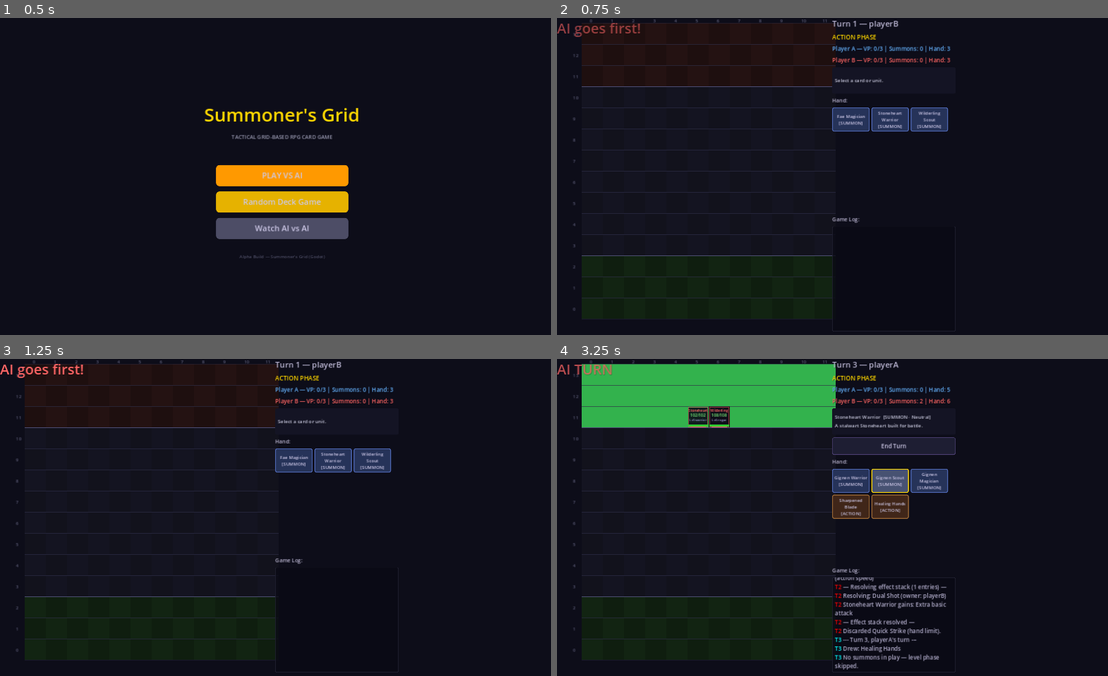
Above: before the commit, frames 1-4 (two rows, left to right).
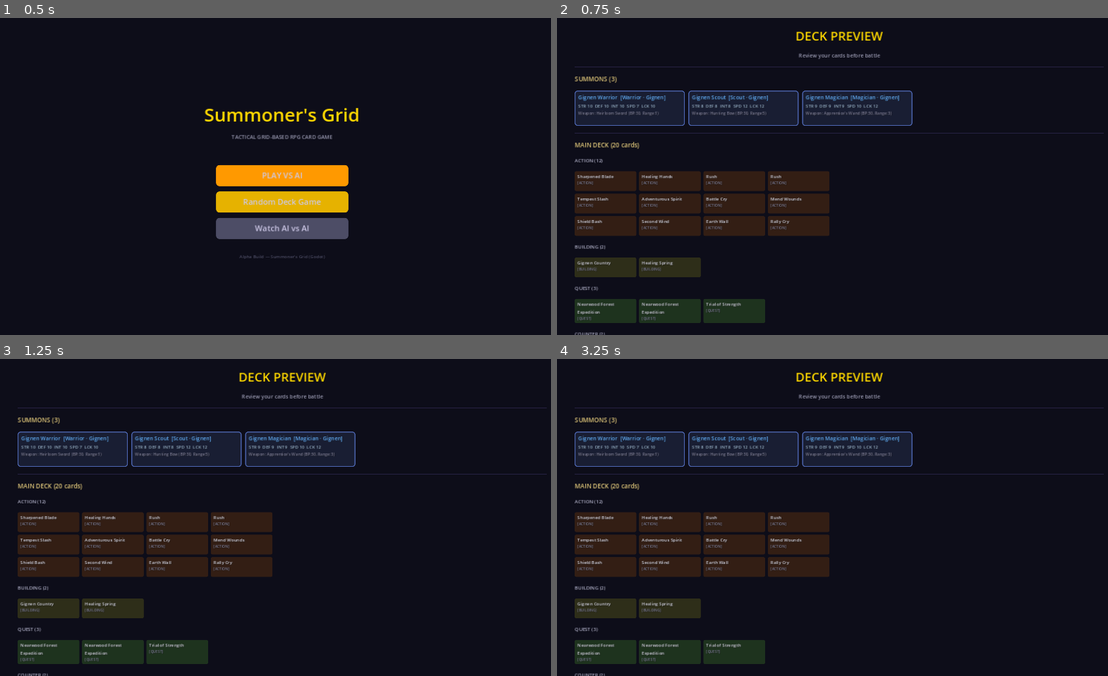
Above: after the commit, the same moments.

Repository: look-itsaxiom/summoners-grid
Game: Godot game, scene res://scenes/menu.tscn
The game is run twice, just before and just after one commit, with the same random seed, the same clock (stepped at 60 frames per second) and the same inputs.
Inputs (mouse positions are in pixels of both pictures, inside the frame that each line leads up to):
- Up to frame 1 (0.5 s): no input
- Up to frame 2 (0.75 s): click "PLAY VS AI" at 0.5 s
- Up to frame 3 (1.25 s): no input
- Up to frame 4 (3.25 s): click (849, 460) at 1.25 s, where only the run before the commit has a clickable "Fae Magician [SUMMON]"; click (893, 447) at 2 s, where only the run before the commit has a clickable "End Turn"; click (887, 460) at 2.75 s, where only the run before the commit has a clickable "Stoneheart Warrior [SUMMON]"

Frame 1 is identical in both runs. In frame 2, 17% of the frame differs, in the area x 0-100%, y 0-100%; in frame 3, 17%; in frame 4, 29%.

Commit message:
feat: deck preview screen — review cards before battle
New scene between menu and game (Play vs AI mode):
- SUMMONS section: 3 summon cards with species, role, stats, weapon
- MAIN DECK: cards grouped by type (action, building, quest, counter, reaction)
- ADVANCE DECK: role advancement cards
- All cards color-coded matching in-game hand display
- Scrollable layout for full deck visibility
- START GAME (green) and BACK (grey) styled buttons

Menu "Play vs AI" now routes through deck preview.
Verified via godot-mcp: full deck renders, scroll works,
all card types display with correct colors.

Co-Authored-By: Claude Opus 4.6 (1M context) <noreply@anthropic.com>

Diff:
--- /dev/null
+++ b/godot/scenes/deck_preview.tscn
@@ -0,0 +1,14 @@
+[gd_scene load_steps=3 format=3]
+
+[ext_resource type="Script" path="res://scripts/ui/deck_preview.gd" id="1_deck"]
+[ext_resource type="Theme" path="res://themes/dark_fantasy.tres" id="2_theme"]
+
+[node name="root" type="Control"]
+layout_mode = 3
+anchors_preset = 15
+anchor_right = 1.0
+anchor_bottom = 1.0
+grow_horizontal = 2
+grow_vertical = 2
+theme = ExtResource("2_theme")
+script = ExtResource("1_deck")
--- /dev/null
+++ b/godot/scripts/ui/deck_preview.gd
@@ -0,0 +1,270 @@
+extends Control
+## Deck preview screen — shows player's deck before game starts.
+## Appears between menu and game. Shows summons, main deck, advance deck.
+
+const BG_COLOR := Color(0.05, 0.05, 0.1)
+
+var _mode: String = "standard"  # standard, random, spectator
+@onready var _cards = get_node("/root/CardDB")
+
+
+func _ready() -> void:
+	var gm = get_node("/root/GameManager")
+	_mode = "spectator" if gm.spectator_mode else ("random" if gm.use_random_decks else "standard")
+	_build_ui()
+
+
+func _build_ui() -> void:
+	# Background
+	var bg := ColorRect.new()
+	bg.color = BG_COLOR
+	bg.set_anchors_preset(Control.PRESET_FULL_RECT)
+	add_child(bg)
+
+	# Scroll container for the whole page
+	var scroll := ScrollContainer.new()
+	scroll.set_anchors_preset(Control.PRESET_FULL_RECT)
+	scroll.horizontal_scroll_mode = ScrollContainer.SCROLL_MODE_DISABLED
+	add_child(scroll)
+
+	var margin := MarginContainer.new()
+	margin.add_theme_constant_override("margin_top", 20)
+	margin.add_theme_constant_override("margin_bottom", 20)
+	margin.add_theme_constant_override("margin_left", 40)
+	margin.add_theme_constant_override("margin_right", 40)
+	margin.size_flags_horizontal = Control.SIZE_EXPAND_FILL
+	scroll.add_child(margin)
+
+	var main := VBoxContainer.new()
+	main.add_theme_constant_override("separation", 16)
+	main.size_flags_horizontal = Control.SIZE_EXPAND_FILL
+	margin.add_child(main)
+
+	# Title
+	var title := Label.new()
+	title.text = "DECK PREVIEW"
+	title.add_theme_font_size_override("font_size", 28)
+	title.add_theme_color_override("font_color", Color(1.0, 0.85, 0.0))
+	title.horizontal_alignment = HORIZONTAL_ALIGNMENT_CENTER
+	main.add_child(title)
+
+	var subtitle := Label.new()
+	subtitle.text = "Review your cards before battle"
+	subtitle.add_theme_font_size_override("font_size", 12)
+	subtitle.add_theme_color_override("font_color", Color(0.6, 0.6, 0.7))
+	subtitle.horizontal_alignment = HORIZONTAL_ALIGNMENT_CENTER
+	main.add_child(subtitle)
+
+	# Get the deck
+	var deck: Dictionary = _cards.create_player_a_deck()
+
+	# Summons section
+	_add_section_header(main, "SUMMONS (%d)" % deck["summon_slots"].size())
+	var summon_grid := GridContainer.new()
+	summon_grid.columns = 3
+	summon_grid.add_theme_constant_override("h_separation", 8)
+	summon_grid.add_theme_constant_override("v_separation", 8)
+	main.add_child(summon_grid)
+
+	for slot in deck["summon_slots"]:
+		var card: Dictionary = slot["summon"]
+		var role_id: String = slot["role_id"]
+		_add_summon_card(summon_grid, card, role_id)
+
+	# Main deck section
+	var main_deck: Array = deck["main_deck"]
+	_add_section_header(main, "MAIN DECK (%d cards)" % main_deck.size())
+
+	# Group by type
+	var by_type: Dictionary = {}
+	for card in main_deck:
+		var ct: String = card.get("card_type", "unknown")
+		if not by_type.has(ct):
+			by_type[ct] = []
+		by_type[ct].append(card)
+
+	for card_type in by_type:
+		var cards: Array = by_type[card_type]
+		var type_label := Label.new()
+		type_label.text = "%s (%d)" % [card_type.to_upper(), cards.size()]
+		type_label.add_theme_font_size_override("font_size", 11)
+		type_label.add_theme_color_override("font_color", Color(0.7, 0.7, 0.8))
+		main.add_child(type_label)
+
+		var card_grid := GridContainer.new()
+		card_grid.columns = 4
+		card_grid.add_theme_constant_override("h_separation", 6)
+		card_grid.add_theme_constant_override("v_separation", 6)
+		main.add_child(card_grid)
+
+		for card in cards:
+			_add_deck_card(card_grid, card)
+
+	# Advance deck section
+	var advance_deck: Array = deck["advance_deck"]
+	if advance_deck.size() > 0:
+		_add_section_header(main, "ADVANCE DECK (%d cards)" % advance_deck.size())
+		var adv_grid := GridContainer.new()
+		adv_grid.columns = 4
+		adv_grid.add_theme_constant_override("h_separation", 6)
+		adv_grid.add_theme_constant_override("v_separation", 6)
+		main.add_child(adv_grid)
+
+		for card in advance_deck:
+			_add_deck_card(adv_grid, card)
+
+	# Spacer
+	var spacer := Control.new()
+	spacer.custom_minimum_size.y = 16
+	main.add_child(spacer)
+
+	# Buttons
+	var btn_row := HBoxContainer.new()
+	btn_row.add_theme_constant_override("separation", 16)
+	btn_row.alignment = BoxContainer.ALIGNMENT_CENTER
+	main.add_child(btn_row)
+
+	_add_button(btn_row, "START GAME", Color(0.2, 0.6, 0.3), _on_start_game)
+	_add_button(btn_row, "BACK", Color(0.3, 0.3, 0.4), _on_back)
+
+
+func _add_section_header(parent: VBoxContainer, text: String) -> void:
+	var divider := ColorRect.new()
+	divider.color = Color(0.3, 0.25, 0.5, 0.4)
+	divider.custom_minimum_size = Vector2(0, 1)
+	parent.add_child(divider)
+
+	var label := Label.new()
+	label.text = text
+	label.add_theme_font_size_override("font_size", 14)
+	label.add_theme_color_override("font_color", Color(0.9, 0.8, 0.5))
+	parent.add_child(label)
+
+
+func _add_summon_card(parent: GridContainer, card: Dictionary, role_id: String) -> void:
+	var panel := PanelContainer.new()
+	panel.custom_minimum_size = Vector2(250, 80)
+	var style := StyleBoxFlat.new()
+	style.bg_color = Color(0.1, 0.12, 0.2)
+	style.border_color = Color(0.3, 0.4, 0.7)
+	style.border_width_top = 2
+	style.border_width_bottom = 2
+	style.border_width_left = 2
+	style.border_width_right = 2
+	style.corner_radius_top_left = 6
+	style.corner_radius_top_right = 6
+	style.corner_radius_bottom_left = 6
+	style.corner_radius_bottom_right = 6
+	style.content_margin_left = 8
+	style.content_margin_right = 8
+	style.content_margin_top = 6
+	style.content_margin_bottom = 6
+	panel.add_theme_stylebox_override("panel", style)
+	parent.add_child(panel)
+
+	var vbox := VBoxContainer.new()
+	vbox.add_theme_constant_override("separation", 2)
+	panel.add_child(vbox)
+
+	# Name + species
+	var name_label := Label.new()
+	name_label.text = "%s  [%s · %s]" % [card.get("name", "?"), role_id.capitalize(), card.get("species", "?").capitalize()]
+	name_label.add_theme_font_size_override("font_size", 12)
+	name_label.add_theme_color_override("font_color", Color(0.4, 0.7, 1.0))
+	vbox.add_child(name_label)
+
+	# Key stats
+	var base_stats: Dictionary = card.get("base_stats", {})
+	var stats_text := "STR %d  DEF %d  INT %d  SPD %d  LCK %d" % [
+		base_stats.get("STR", 0), base_stats.get("DEF", 0),
+		base_stats.get("INT", 0), base_stats.get("SPD", 0),
+		base_stats.get("LCK", 0)]
+	var stats_label := Label.new()
+	stats_label.text = stats_text
+	stats_label.add_theme_font_size_override("font_size", 10)
+	stats_label.add_theme_color_override("font_color", Color(0.6, 0.7, 0.8))
+	vbox.add_child(stats_label)
+
+	# Weapon
+	var weapon: Dictionary = card.get("equipment", {}).get("weapon", {})
+	if not weapon.is_empty():
+		var wpn_label := Label.new()
+		wpn_label.text = "Weapon: %s (BP:%d, Range:%d)" % [
+			weapon.get("name", "?"), weapon.get("base_power", 0), weapon.get("range", 1)]
+		wpn_label.add_theme_font_size_override("font_size", 9)
+		wpn_label.add_theme_color_override("font_color", Color(0.5, 0.5, 0.6))
+		vbox.add_child(wpn_label)
+
+
+func _add_deck_card(parent: GridContainer, card: Dictionary) -> void:
+	var ct: String = card.get("card_type", "")
+	var btn := PanelContainer.new()
+	btn.custom_minimum_size = Vector2(140, 45)
+	var style := StyleBoxFlat.new()
+	style.corner_radius_top_left = 4
+	style.corner_radius_top_right = 4
+	style.corner_radius_bottom_left = 4
+	style.corner_radius_bottom_right = 4
+	style.content_margin_left = 6
+	style.content_margin_right = 6
+	style.content_margin_top = 4
+	style.content_margin_bottom = 4
+
+	# Color by type
+	match ct:
+		"action": style.bg_color = Color(0.2, 0.12, 0.08)
+		"quest": style.bg_color = Color(0.12, 0.2, 0.12)
+		"building": style.bg_color = Color(0.18, 0.18, 0.1)
+		"counter": style.bg_color = Color(0.25, 0.08, 0.08)
+		"reaction": style.bg_color = Color(0.2, 0.08, 0.16)
+		"advance": style.bg_color = Color(0.16, 0.12, 0.24)
+		_: style.bg_color = Color(0.12, 0.12, 0.18)
+
+	btn.add_theme_stylebox_override("panel", style)
+	parent.add_child(btn)
+
+	var vbox := VBoxContainer.new()
+	vbox.add_theme_constant_override("separation", 1)
+	btn.add_child(vbox)
+
+	var name_label := Label.new()
+	name_label.text = card.get("name", "?")
+	name_label.add_theme_font_size_override("font_size", 10)
+	name_label.add_theme_color_override("font_color", Color(0.85, 0.85, 0.9))
+	name_label.autowrap_mode = TextServer.AUTOWRAP_WORD_SMART
+	vbox.add_child(name_label)
+
+	var type_label := Label.new()
+	type_label.text = "[%s]" % ct.to_upper()
+	type_label.add_theme_font_size_override("font_size", 8)
+	type_label.add_theme_color_override("font_color", Color(0.5, 0.5, 0.6))
+	vbox.add_child(type_label)
+
+
+func _add_button(parent: HBoxContainer, text: String, color: Color, callback: Callable) -> void:
+	var btn := Button.new()
+	btn.text = text
+	btn.custom_minimum_size = Vector2(160, 44)
+	btn.add_theme_font_size_override("font_size", 16)
+	btn.pressed.connect(callback)
+	var style := StyleBoxFlat.new()
+	style.bg_color = color
+	style.corner_radius_top_left = 8
+	style.corner_radius_top_right = 8
+	style.corner_radius_bottom_left = 8
+	style.corner_radius_bottom_right = 8
+	style.content_margin_top = 10
+	style.content_margin_bottom = 10
+	btn.add_theme_stylebox_override("normal", style)
+	var hover := style.duplicate()
+	hover.bg_color = color.lightened(0.15)
+	btn.add_theme_stylebox_override("hover", hover)
+	parent.add_child(btn)
+
+
+func _on_start_game() -> void:
+	get_tree().change_scene_to_file("res://scenes/game.tscn")
+
+
+func _on_back() -> void:
+	get_tree().change_scene_to_file("res://scenes/menu.tscn")
--- a/godot/scripts/ui/main_menu_screen.gd
+++ b/godot/scripts/ui/main_menu_screen.gd
@@ -130,7 +130,7 @@
 	var gm = get_node("/root/GameManager")
 	gm.spectator_mode = false
 	gm.use_random_decks = false
-	get_tree().change_scene_to_file("res://scenes/game.tscn")
+	get_tree().change_scene_to_file("res://scenes/deck_preview.tscn")
 
 
 func _on_random_game() -> void:
Not shown, changed: godot/DEV_PROGRESS.md
